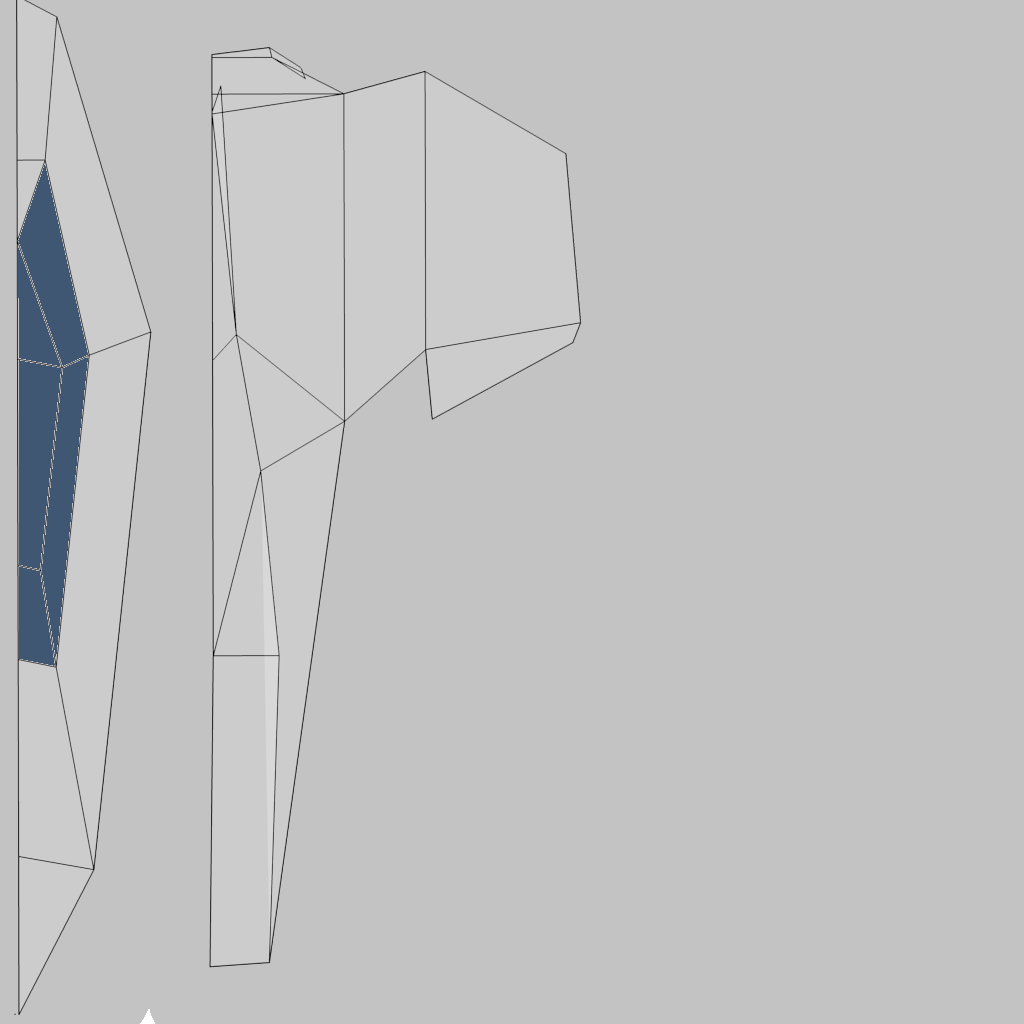
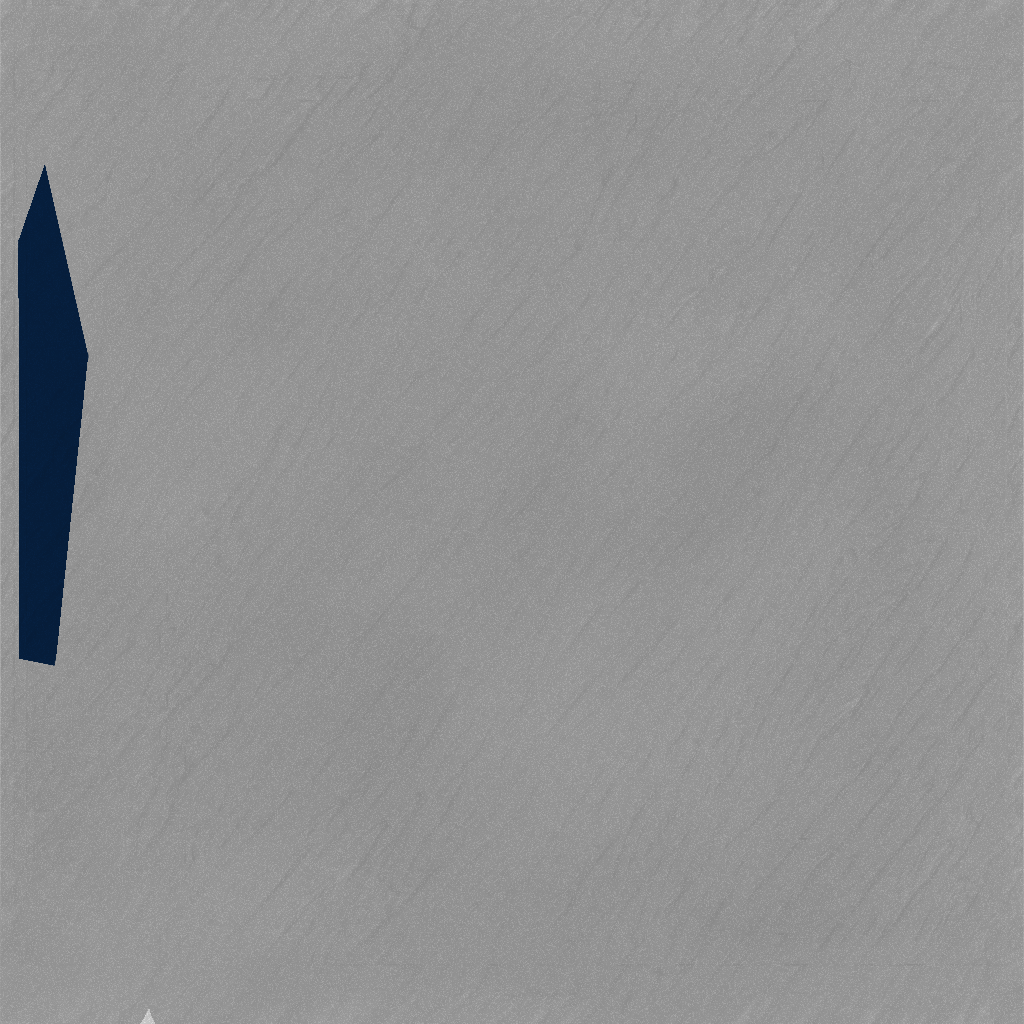
Before/after of a 1024 × 1024 layered artwork. What changed in the layer stack:
renamed "Background" to "UV Outline", hid it over (x1=14, y1=0, x2=582, y2=1016)
"Texture": blend normal → multiply, painted on it over (x1=0, y1=0, x2=1024, y2=1024)
added layer "Metal" above "New Layer" over (x1=0, y1=0, x2=1024, y2=1024)
